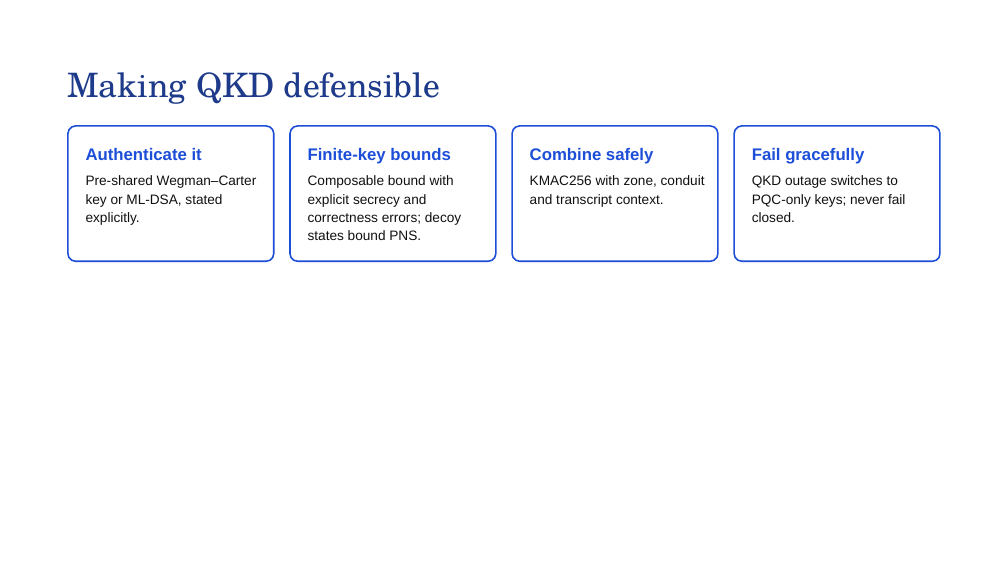
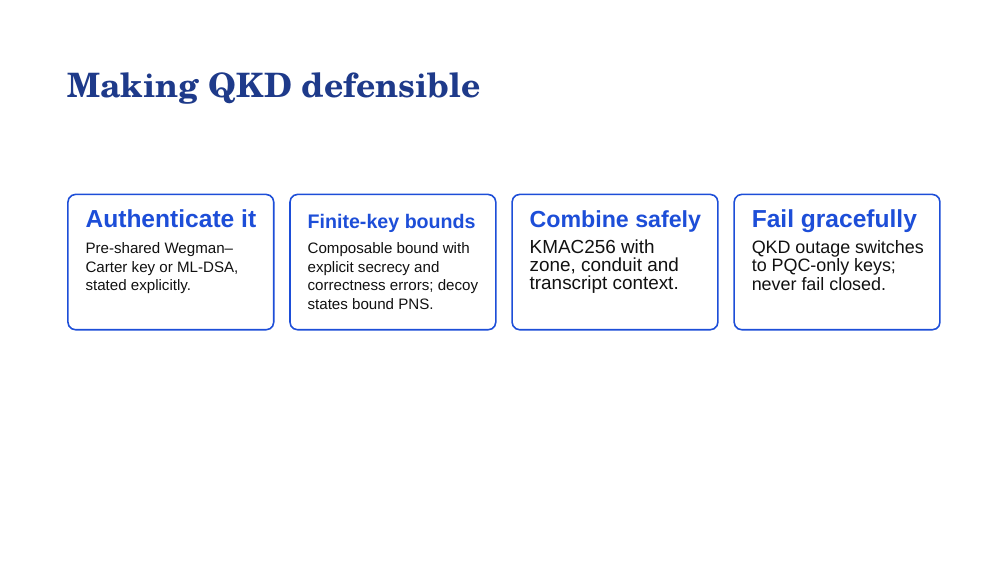
Before and after one commit to SAMeh-ZAGhloul/QRNF_True_Randomness_Tests, a slide deck: slide 12 of Docs/Zone-Wise PQC and QKD for SMR Control Systems.pptx. Drawn at 1008x567 pixels with LibreOffice and Linux fonts; fonts in the diff are those of the drawing. Boxes give left, top, right and bottom in pixels: in the first picture for what was removed or moved away, otherwise in the second. Text is boxed around its words. In the diff, an @@ line names an element or a change of style, - is before the commit and + after.

```diff
--- a/Docs/Zone-Wise PQC and QKD for SMR Control Systems.pptx
+++ b/Docs/Zone-Wise PQC and QKD for SMR Control Systems.pptx
@@ title "Making QKD defensible" at [67, 72, 481, 104]: bold on @@
@@ text "Authenticate it" at [86, 209, 256, 228]: size 16 to 23.4 pt @@
@@ 8 texts, 4 rounded rectangles: place and size @@
-8 texts, 4 rounded rectangles at [68, 126, 940, 262]
+8 texts, 4 rounded rectangles at [68, 194, 940, 330]
@@ text "Fail gracefully" at [752, 209, 917, 232]: size 16 to 23.4 pt @@
@@ text "Pre-shared Wegman–Carter key or ML-DSA, ..." at [86, 242, 238, 293]: size 13 to 14.4 pt @@
@@ text "Finite-key bounds" at [308, 213, 476, 232]: size 16 to 18.7 pt @@
@@ text "Composable bound with explicit secrecy ..." at [308, 242, 478, 309]: size 13 to 14.4 pt @@
@@ text "Combine safely" at [530, 210, 701, 232]: size 16 to 22.1 pt @@
@@ text "KMAC256 with zone, conduit and ..." at [530, 239, 679, 293]: size 13 to 18 pt @@
@@ text "QKD outage switches to PQC-only ..." at [752, 240, 924, 290]: size 13 to 17.1 pt @@
```
Also in this commit, not shown: 13 other slides changed, 1 other file.
